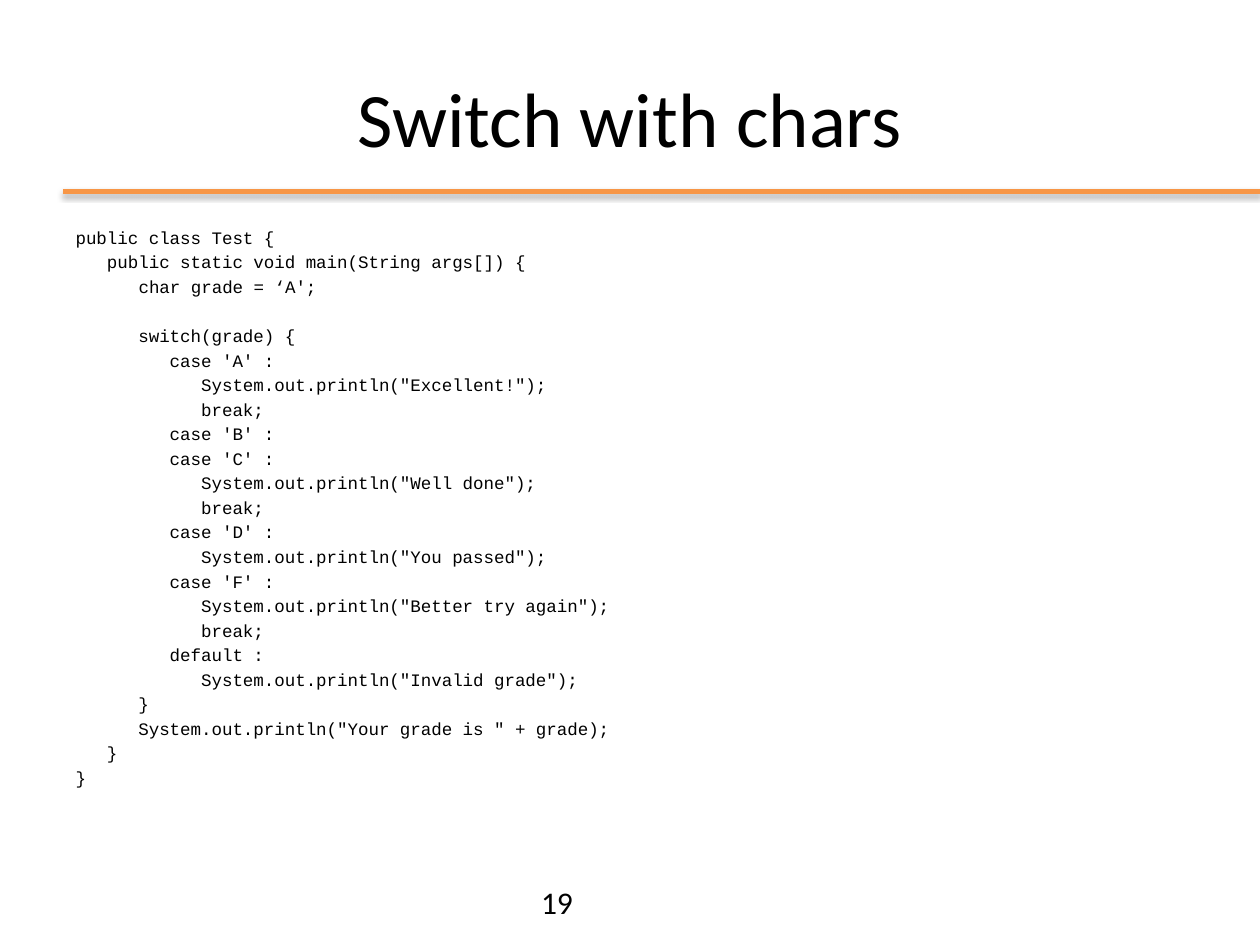
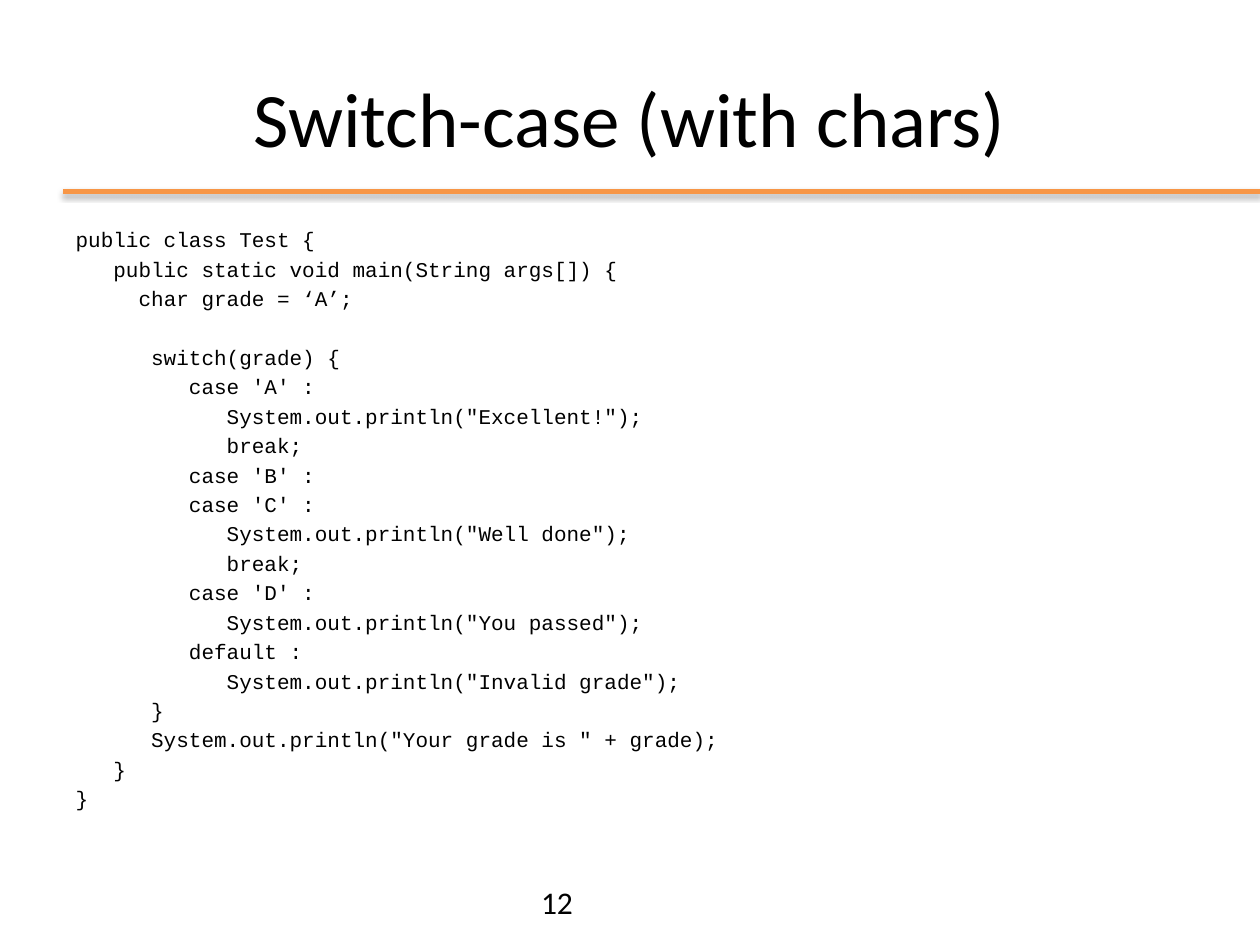
Before and after one commit to plctechnician/ooprogramming, a slide deck: slide 12 of java/slides/ppt/02 - Java Basics.pptx (slide 19 before the commit). Drawn at 1260x945 pixels with LibreOffice and Linux fonts; fonts in the diff are those of the drawing; background and template pictures are left out. Boxes give left, top, right and bottom in pixels: in the first picture for what was removed or moved away, otherwise in the second. Text is boxed around its words. In the diff, an @@ line names an element or a change of style, - is before the commit and + after.

```diff
--- a/java/slides/ppt/02 - Java Basics.pptx
+++ b/java/slides/ppt/02 - Java Basics.pptx
@@ title at (x1=254, y1=91, x2=1006, y2=158): text changed @@
-Switch with chars
+Switch-case (with chars)
@@ text at (x1=76, y1=232, x2=718, y2=752): size 10 to 12 pt @@
@@ text at (x1=139, y1=291, x2=352, y2=311): text changed; size 10 to 12 pt @@
-char grade = ‘A';
+char grade = ‘A’;
@@ text at (x1=170, y1=576, x2=609, y2=640): paragraphs removed @@
-case 'F' :
-System.out.println("Better try again");
-break;
@@ page number at (x1=541, y1=893, x2=573, y2=914): text changed @@
-19
+12
```
Also in this commit, not shown: 13 other slides changed, 1 slide added, 2 slides removed, 1 other file.
